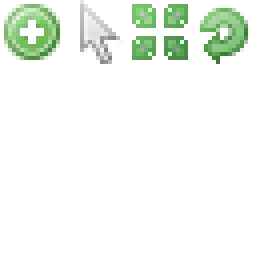
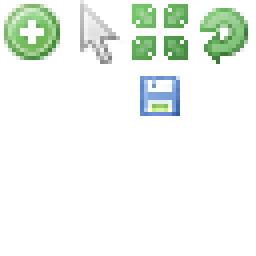
Layers edited between the first and the second 256x256 image:
painted on "Background" over [140, 76, 180, 116]
